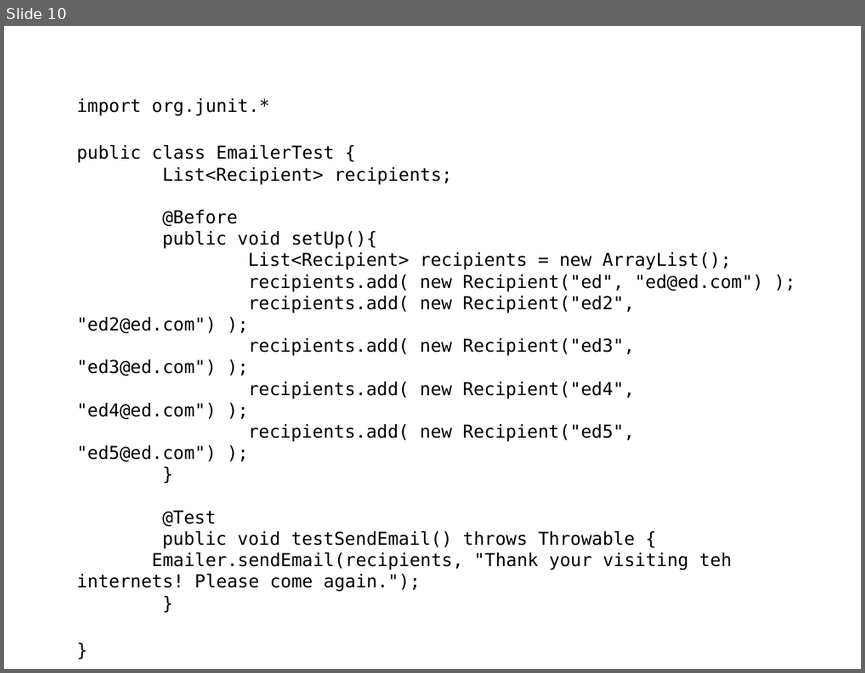
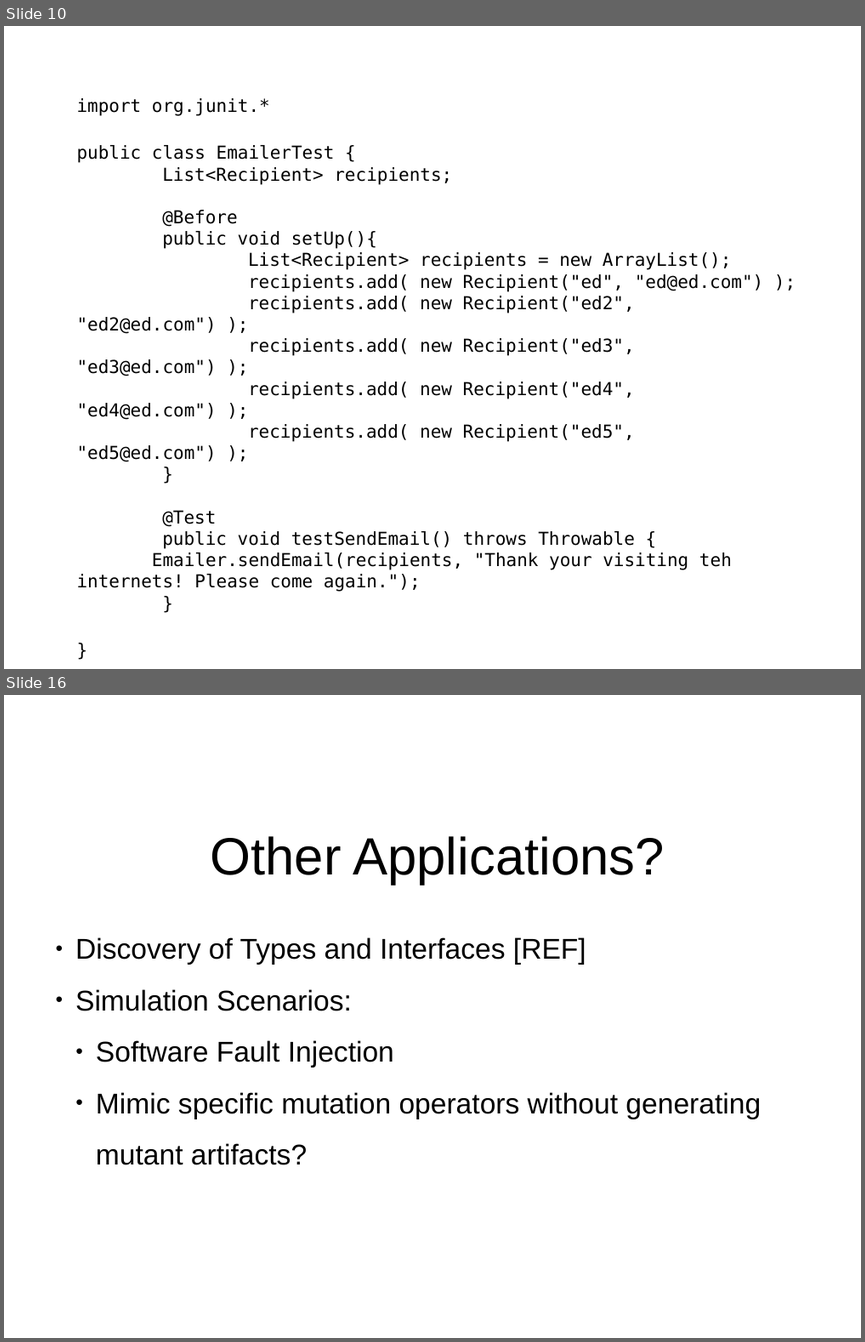
Before and after one commit to virtix/swe-795, a slide deck: doc/Test Doubles and Dependency Design.pptx. Shown one above the other, each under a label of ours: slide 10 before the commit, slides 10 and 16 after it; the slides between them are not shown. The pictures are 865x673 and 865x1342 pixels, drawn with LibreOffice and Linux fonts; fonts in the diff are those of the drawing. Boxes give left, top, right and bottom in pixels: in the first picture for what was removed or moved away, otherwise in the second. Text is boxed around its words. In the diff, an @@ line names an element or a change of style, - is before the commit and + after.

```diff
--- a/doc/Test Doubles and Dependency Design.pptx
+++ b/doc/Test Doubles and Dependency Design.pptx
@@ slide 16 added at (4,695,861,1338), background #FFFFFF @@
@@ text added at (211,836,664,884), 44 pt, text #000000 @@
+Other Applications?
@@ text added at (75,937,760,1165), 24 pt, text #000000 @@
+● Discovery of Types and Interfaces [REF]
+● Simulation Scenarios:
+  ● Software Fault Injection
+  ● Mimic specific mutation operators without generating mutant artifacts?
```
Also in this commit, not shown: 12 slides changed, 1 other slide added, 2 other files.
